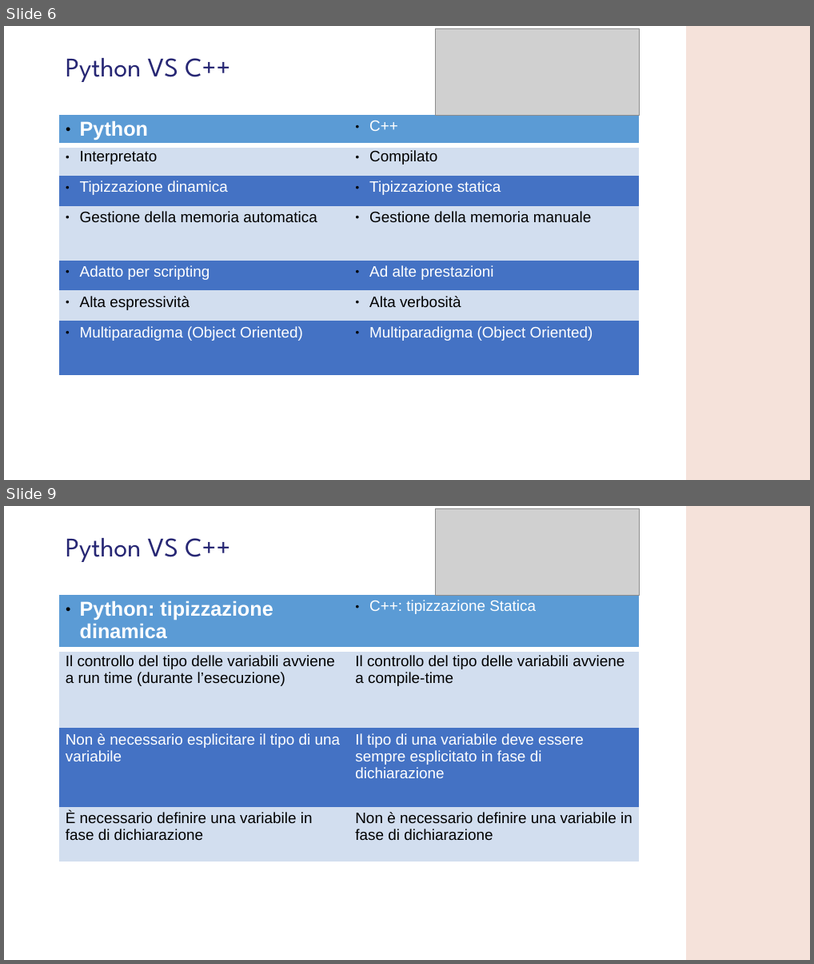
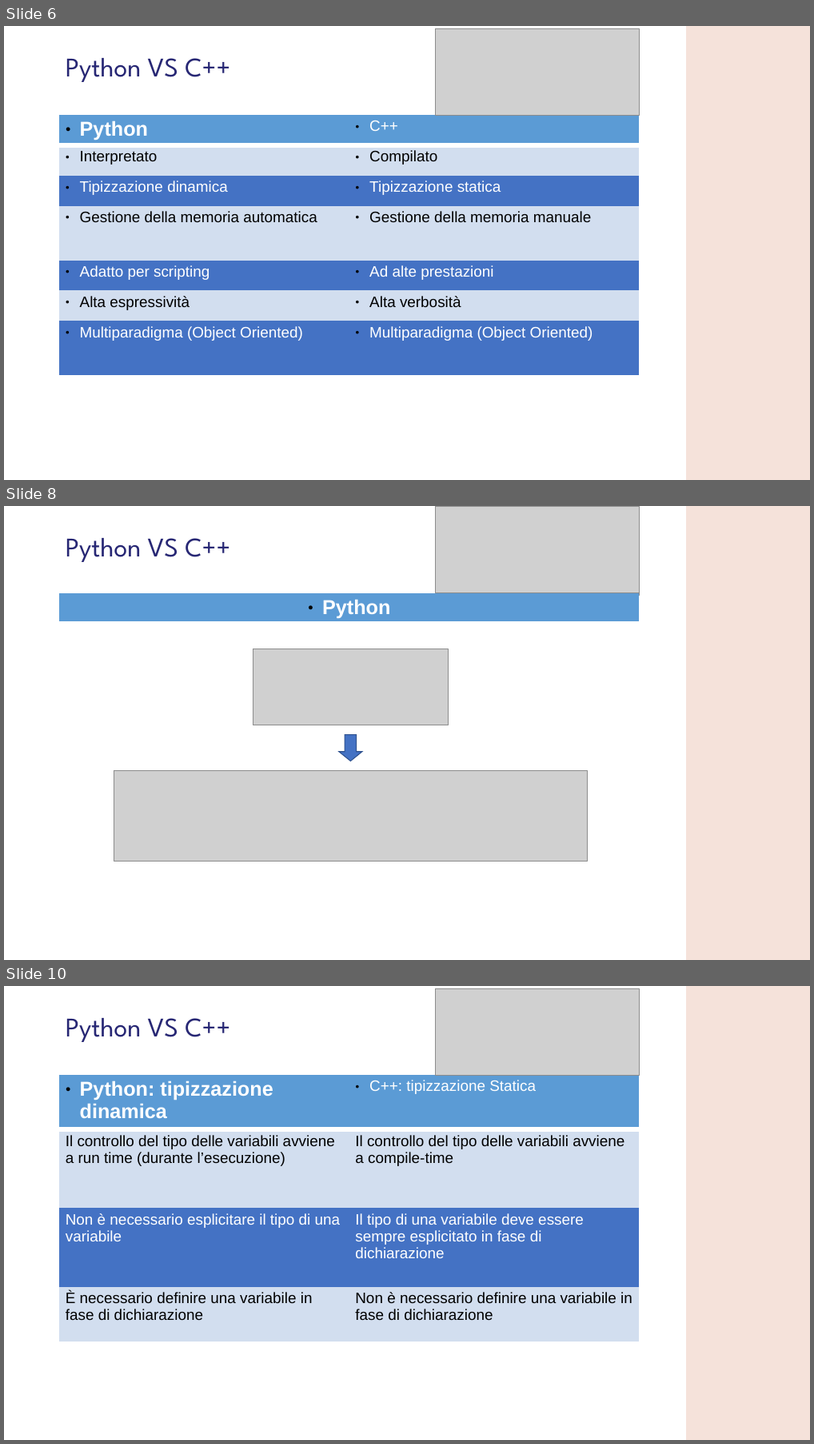
Before and after one commit to GMATZEU42/WS, a slide deck: WS01/WS_1.odp. Shown one above the other, each under a label of ours: slides 6 and 9 before the commit, slides 6, 8 and 10 after it; the slides between them are not shown. The pictures are 814x964 and 814x1444 pixels, drawn with LibreOffice and Linux fonts; fonts in the diff are those of the drawing; grey boxes stand for pictures; background and template pictures are left out. Boxes give left, top, right and bottom in pixels: in the first picture for what was removed or moved away, otherwise in the second. Text is boxed around its words. In the diff, an @@ line names an element or a change of style, - is before the commit and + after.

```diff
--- a/WS01/WS_1.odp
+++ b/WS01/WS_1.odp
@@ slide 8 added at [4,506,810,960], background #FFFFFF; not listed: 1 template element that a slide beside it also shows @@
@@ picture added at [435,508,639,595] @@
@@ picture added at [435,507,639,593] @@
@@ title added at [66,538,230,562], 32 pt, text #272774 @@
+Python VS C++
@@ table added at [60,595,640,621], 1 rows, 1 columns @@
+Python
@@ table added at [60,593,640,618], 1 rows, 1 columns @@
+Python
@@ picture added at [254,648,450,725] @@
@@ freeform shape added at [339,735,362,761], fill #4472C4, outline #2F528F 0.99 pt @@
@@ picture added at [114,770,588,860] @@
@@ what was slide 9 is now slide 10 @@
```
Also in this commit, not shown: 4 slides changed, 14 other slides added, 7 other files.
